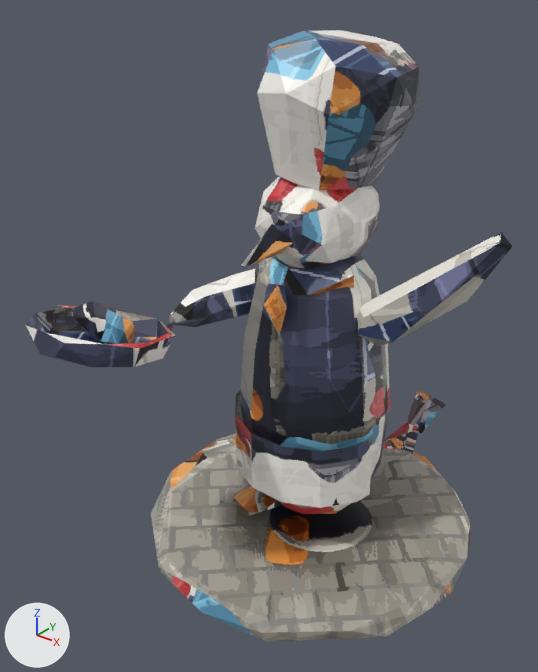
What one commit did to the glTF model public/models/lowpix/figures/minato/pengin.glb.
Rendered twice from a 50 mm lens placed at (29.6, -42.6, 44.0), pointed at (-1.3, -3.9, 20.0). The axes (+X, +Y, +Z) are drawn at lower left. The lights are the same throughout. The older version comes first. Where no turn or scale is listed for an object, it has been applied to the vertices. Vertices at exactly the same position are counted once.

Objects in the first picture: 'arm_l.001', 'arm_r.001', 'body.001', 'fish.001', 'head.001'.
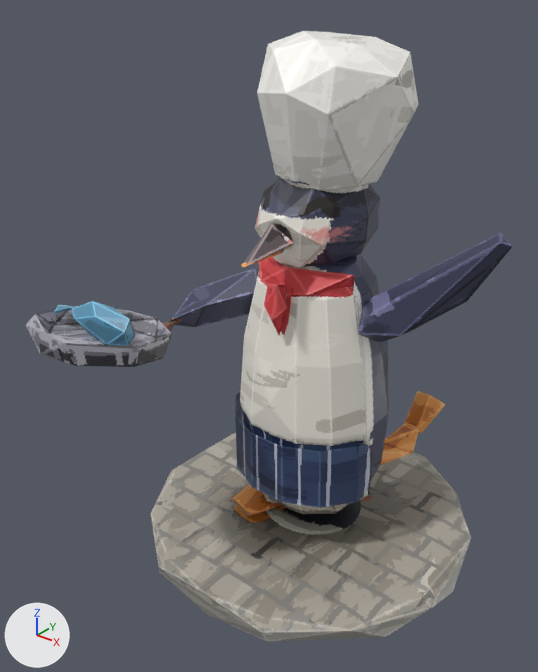
Where the newer file only moved an object's origin or applied its transform, the numbers keep the older frame.

What the commit changed:
me_arm_l_001 is used by ob_arm_l_001; location (9.19, -0.36, 24.94).
me_arm_l_001 had 15 vertices, 26 faces and spanned x -4.97..4.97, y -1.69..1.69, z -4.82..4.82.
me_arm_l_001 now has 12 vertices, 20 faces and spans x -4.99..4.97, y -1.69..1.69, z -4.82..4.82.
Part 1, on me_arm_l_001:
5 vertices are removed from x -4.97..1.02, y -1.22..0.87, z -4.82..-0.49.
19 faces are deleted.
1 vertex moves from x -3.91, y 1.1, z -4.25 to x -3.48, y 0.47, z -4.82.
2 vertices are added at (-4.99, 0.21, -2.02), (-0.93, -1.4, -2.83).
13 new faces join them.
me_arm_l_001 part 2: 7 kept faces spanning x -4.36..4.97, y -1.64..1.69, z -4.82..4.82 get new texture (UV) coordinates.
me_fish_001 is used by ob_fish_001; parent ob_fish; location (-1.009, 0.44, -0.0582); scale (3.74, 3.74, 3.74).
me_fish_001 had 26 vertices, 44 faces and spanned x -1.0..1.0, y -0.39..0.39, z -0.36..0.36.
me_fish_001 now has 23 vertices, 38 faces and spans x -1.0..1.0, y -0.39..0.39, z -0.36..0.36.
Part 3, on me_fish_001:
5 vertices are removed from x 0.33..1.0, y -0.22..0.13, z -0.25..0.18.
16 faces are deleted.
1 vertex moves from x 0.85, y 0.01, z 0.28 to x 0.96, y 0.06, z 0.25.
2 vertices are added at (0.61, -0.22, -0.24), (1.0, 0.11, -0.08).
10 new faces join them.
me_fish_001 part 4: 28 kept faces spanning x -1.0..1.0, y -0.39..0.39, z -0.36..0.36 get new texture (UV) coordinates.
me_arm_r_001 is used by ob_arm_r_001; location (-7.6, -8.74, 21.48).
me_arm_r_001 had 52 vertices, 92 faces and spanned x -4.9..4.9, y -9.9..9.9, z -2.5..2.4.
me_arm_r_001 now has 45 vertices, 78 faces and spans x -4.7..4.7, y -9.9..9.9, z -2.5..2.4.
Part 5, on me_arm_r_001:
14 vertices are removed from x -4.9..4.9, y -9.9..7.4, z -1.3..1.5.
45 faces are deleted.
7 vertices are added at x -4.7..4.7, y -9.4..7.3, z -1.1..1.6.
31 new faces join them.
me_arm_r_001 part 6: 46 kept faces spanning x -4.4..4.4, y -9.9..9.9, z -2.5..2.4 get new texture (UV) coordinates.
me_head_001 is used by ob_head_001; location (0.78, -1.02, 32.76).
me_head_001 had 96 vertices, 179 faces and spanned x -5.4..5.4, y -7.2..7.2, z -8.0..8.0.
me_head_001 now has 82 vertices, 151 faces and spans x -5.4..5.4, y -7.2..7.2, z -8.0..8.0.
Part 7, on me_head_001:
28 vertices are removed from x -4.9..4.6, y -3.5..4.9, z -7.1..7.8.
111 faces are deleted.
14 vertices are added at x -5.0..3.8, y -3.7..4.5, z -6.9..7.6.
83 new faces join them.
me_head_001 part 8: 68 kept faces spanning x -4.8..5.3, y -7.2..7.2, z -7.8..8.0 get new texture (UV) coordinates.
me_body_001 is used by ob_body_001; location (0.0, 0.13, 13.01).
me_body_001 had 225 vertices, 400 faces and spanned x -13.7..13.7, y -13.7..13.7, z -12.9..12.9.
me_body_001 now has 198 vertices, 346 faces and spans x -13.7..13.7, y -13.4..13.7, z -12.9..12.9.
Part 9, on me_body_001:
54 vertices are removed from x -13.3..13.3, y -13.7..12.9, z -12.8..12.9.
198 faces are deleted.
27 vertices are added at x -12.7..12.7, y -13.3..12.7, z -12.8..12.9.
144 new faces join them.
me_body_001 part 10: 202 kept faces spanning x -13.7..13.7, y -13.4..13.7, z -11.8..12.6 get new texture (UV) coordinates.

Location of each change, [x1, y1, x2, y2] in pixels of the pictures (538 x 672 px; the box of a moved part takes in the faces that stretch with it):
'head.001', reshaped
    before: [241, 30, 419, 268]
    after: [241, 31, 418, 267]
'arm_l.001', reshaped
    before: [358, 233, 513, 346]
    after: [358, 233, 513, 342]
'fish.001', reshaped
    before: [54, 301, 135, 344]
    after: [54, 301, 135, 346]
part 1 of me_arm_l_001, moved or reshaped
    before: [358, 234, 512, 346]
    after: [358, 234, 512, 342]
part 2 of me_arm_l_001, surface changed
    both: [368, 233, 513, 315]
part 3 of me_fish_001, cut back
    before: [75, 301, 135, 344]
    after: [75, 301, 135, 346]
part 4 of me_fish_001, surface changed (grey to blue)
    both: [54, 301, 125, 332]
part 5 of me_arm_r_001, moved or reshaped
    both: [36, 269, 258, 367]
part 6 of me_arm_r_001, surface changed
    both: [26, 270, 249, 354]
part 7 of me_head_001, moved or reshaped
    before: [255, 30, 419, 268]
    after: [255, 31, 418, 267]
part 8 of me_head_001, surface changed
    both: [241, 31, 397, 267]
part 9 of me_body_001, moved or reshaped
    both: [159, 254, 471, 641]
part 10 of me_body_001, surface changed
    both: [151, 257, 451, 642]
